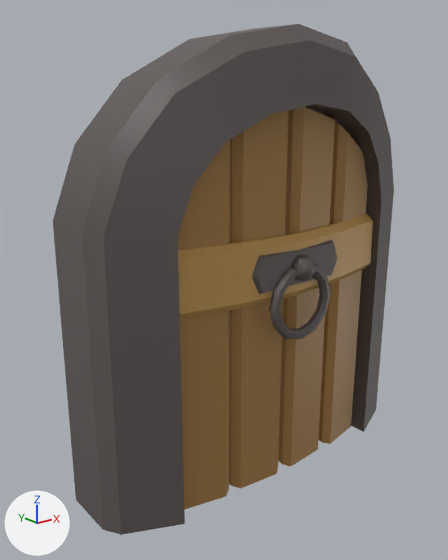
What one commit did to the glTF model public/assets/models/door.gltf.
Both versions are drawn from a 50 mm lens placed at (-3.9, -4.42, 3.77), pointed at (0.03, 0.49, 1.81). The lights are fixed; the arrows at lower left show +X, +Y and +Z. The picture after the commit comes second.

The older version as bpy lines, for what is in view:
```python
me_cube_014 = bpy.data.meshes.new('Cube.014')
me_cube_014.from_pydata(...)  # 66 vertices, 120 faces; spans x -1.86..1.85, y -0.76..0.54, z 0.01..4.25
me_cube_014.materials.append(mat_door_frame)  # dark grey #5e5655
me_cylinder_014 = bpy.data.meshes.new('Cylinder.014')
me_cylinder_014.from_pydata(...)  # 259 vertices, 486 faces; spans x -2.46..0.04, y -0.43..0.11, z -2.17..1.45
# faces by material slot: [334, 96, 56]
me_cylinder_014.materials.append(mat_door_metal)  # dark grey #5e5655
me_cylinder_014.materials.append(mat_wood)  # brown #a57c45
me_cylinder_014.materials.append(mat_wood_light)  # orange #c29853
ob_door = bpy.data.objects.new('Door', me_cylinder_014)
ob_door.location = (1.21, -0.36, 2.21)
ob_door_frame = bpy.data.objects.new('Door_Frame', me_cube_014)
ob_door_frame.location = (0.0, 0.0, 0.0)
```
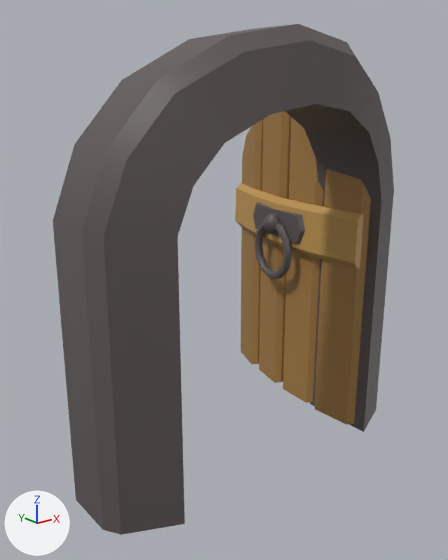
What differs and where, as boxes [x1, y1, x2, y2] in the pictures (448 x 560 px):
'Door', turned: before [178, 107, 373, 510]; after [235, 111, 371, 425]

The change, as a list of edits to the scene's bpy script:
```text
Change ob_door:
    ob_door.rotation_euler: (0.0, 0.0, 0.0) -> (0.0, 0.0, -1.733)  # degrees (0, 0, 0) -> degrees (0, 0, -99)
```
